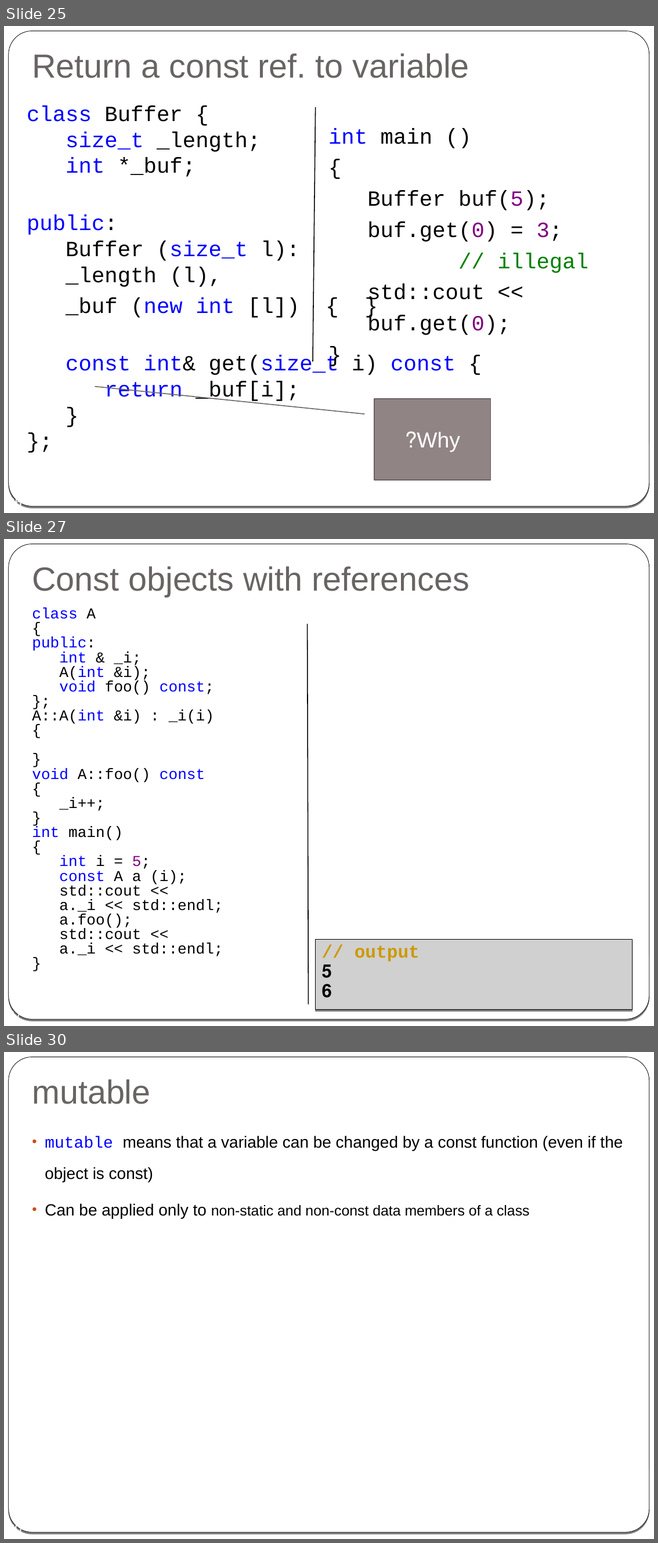
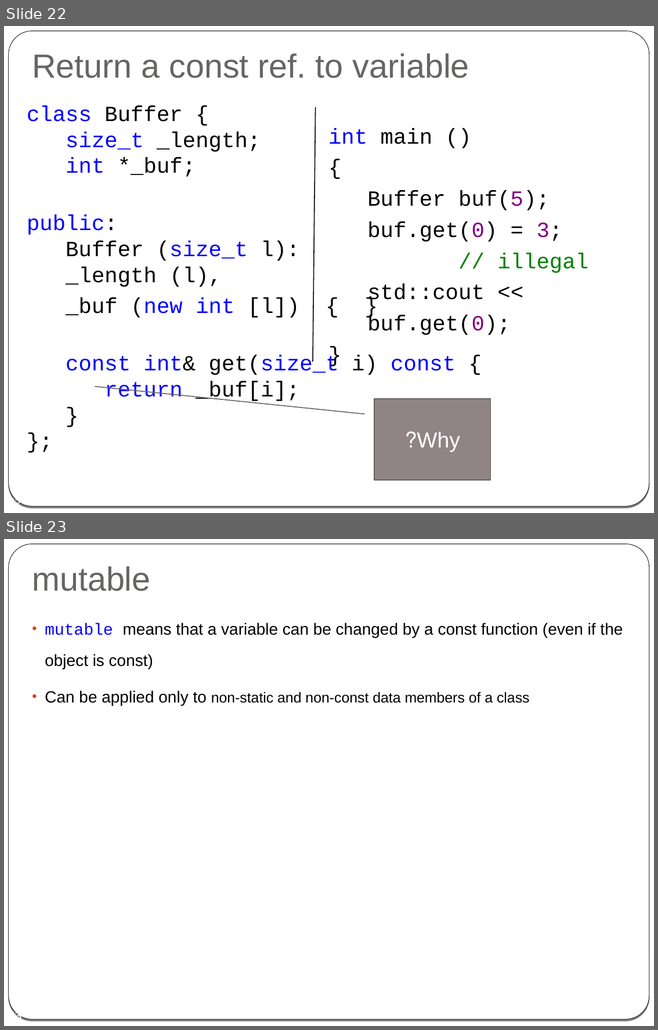
Before and after one commit to cpp-at-ariel/cpp-5778, a slide deck: week03-reference-const/slides-reference.odp. Shown one above the other, each under a label of ours: slides 25, 27 and 30 before the commit, slides 22 and 23 after it; the slides between them are not shown. The pictures are 658x1543 and 658x1030 pixels, drawn with LibreOffice and Linux fonts; fonts in the diff are those of the drawing; grey boxes stand for pictures. Boxes give left, top, right and bottom in pixels: in the first picture for what was removed or moved away, otherwise in the second. Text is boxed around its words. In the diff, an @@ line names an element or a change of style, - is before the commit and + after.

```diff
--- a/week03-reference-const/slides-reference.odp
+++ b/week03-reference-const/slides-reference.odp
@@ slide 27 removed at <box>4,539,654,1026</box>, background gradient #000000 to #FFFFFF; not listed: 2 template elements that a slide beside it also shows @@
@@ title removed at <box>32,566,469,597</box> @@
-Const objects with references
@@ text removed at <box>32,608,223,957</box> @@
-class A
-{
-public:
-int & _i;
-A(int &i);
-void foo() const;
-};
-A::A(int &i) : _i(i)
-{
-}
-void A::foo() const
-{
-_i++;
-}
-int main()
-{
-int i = 5;
-const A a (i);
-std::cout <<
-a._i << std::endl;
-a.foo();
-std::cout <<
-a._i << std::endl;
-}
@@ line removed from (307, 624) to (308, 1005) @@
@@ picture removed at <box>315,940,632,1010</box> @@
-// output
-5
-6
@@ page number removed at <box>7,1010,21,1019</box> @@
-27
@@ what was slide 25 is now slide 22 @@
@@ page number at <box>7,497,21,506</box>: text changed @@
-25
+22
@@ what was slide 30 is now slide 23 @@
@@ page number at <box>7,1010,21,1019</box>: text changed @@
-30
+23
```
Also in this commit, not shown: 7 slides changed, 7 other slides removed, 30 other files.
